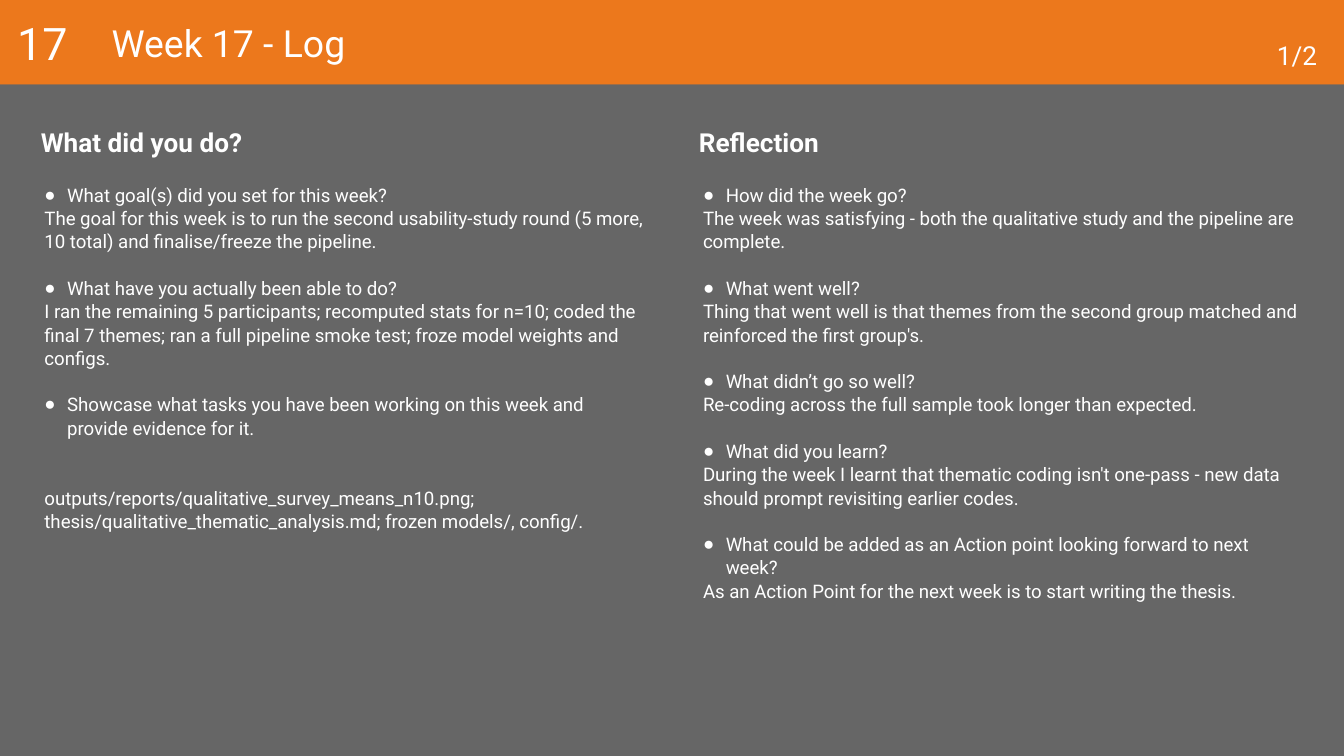
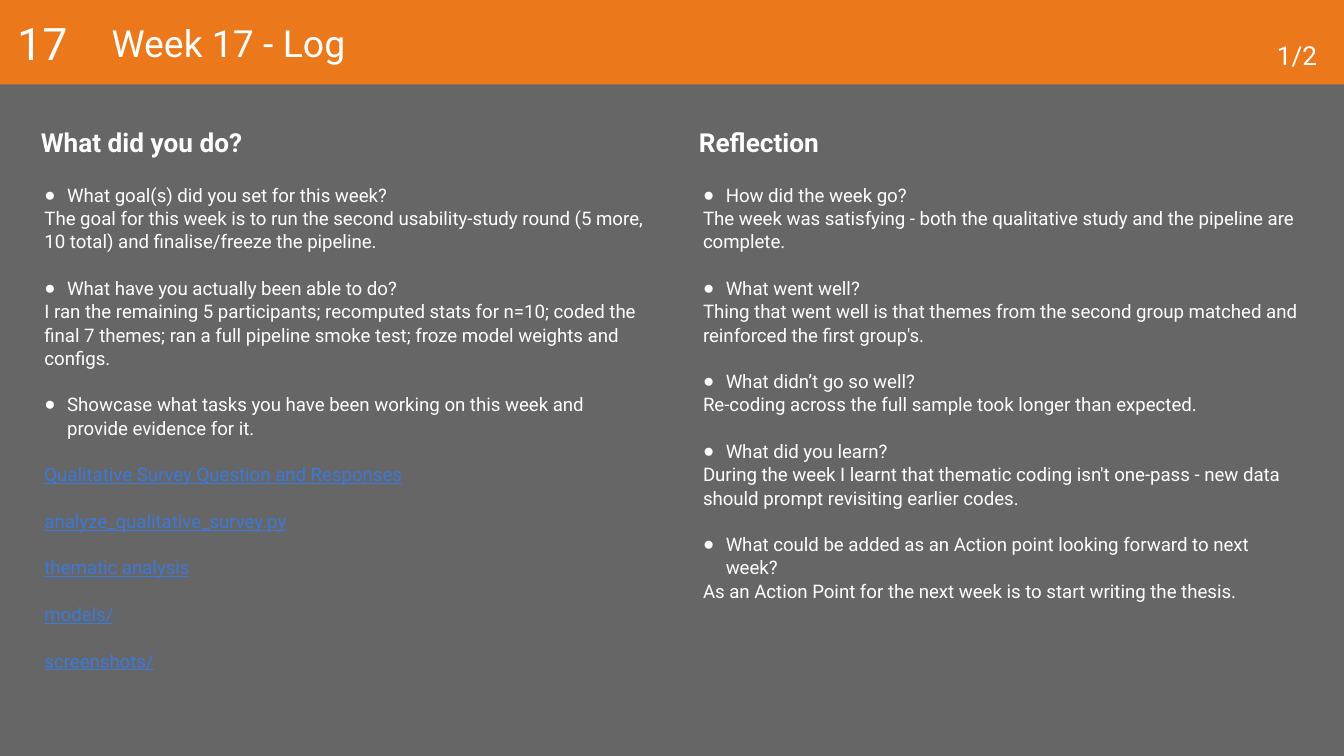
Before and after one commit to VladislavStoimenov235030/Vladislav_Stoimenov_Graduation_Project_25_26, a slide deck: slide 42 of thesis/evidencing/2026-27 Learning Log Graduation Project.pptx. Drawn at 1344x756 pixels with LibreOffice and Linux fonts; fonts in the diff are those of the drawing. Boxes give left, top, right and bottom in pixels: in the first picture for what was removed or moved away, otherwise in the second. Text is boxed around its words. In the diff, an @@ line names an element or a change of style, - is before the commit and + after.

```diff
--- a/thesis/evidencing/2026-27 Learning Log Graduation Project.pptx
+++ b/thesis/evidencing/2026-27 Learning Log Graduation Project.pptx
@@ text at box(44, 467, 402, 670): text changed; text colour #FFFFFF to #3C78D8 @@
-outputs/reports/qualitative_survey_means_n10.png; thesis/qualitative_thematic_analysis.md; frozen models/, config/.
+Qualitative Survey Question and Responses
+analyze_qualitative_survey.py
+thematic analysis
+models/
+screenshots/
```
Also in this commit, not shown: 18 other slides changed, 2 other files.
